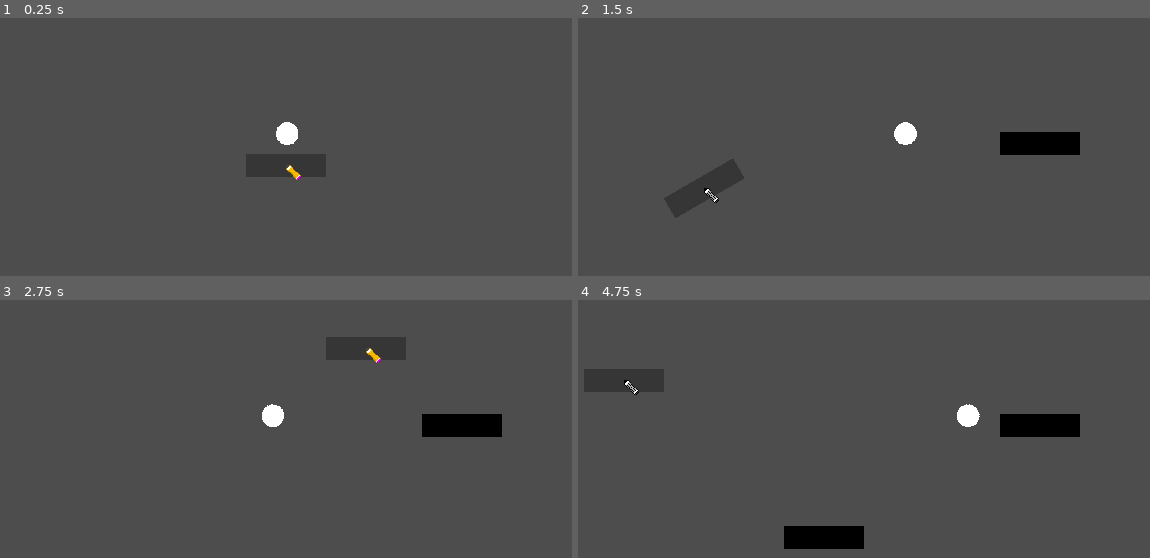
Above: before the commit, frames 1-4 (two rows, left to right).
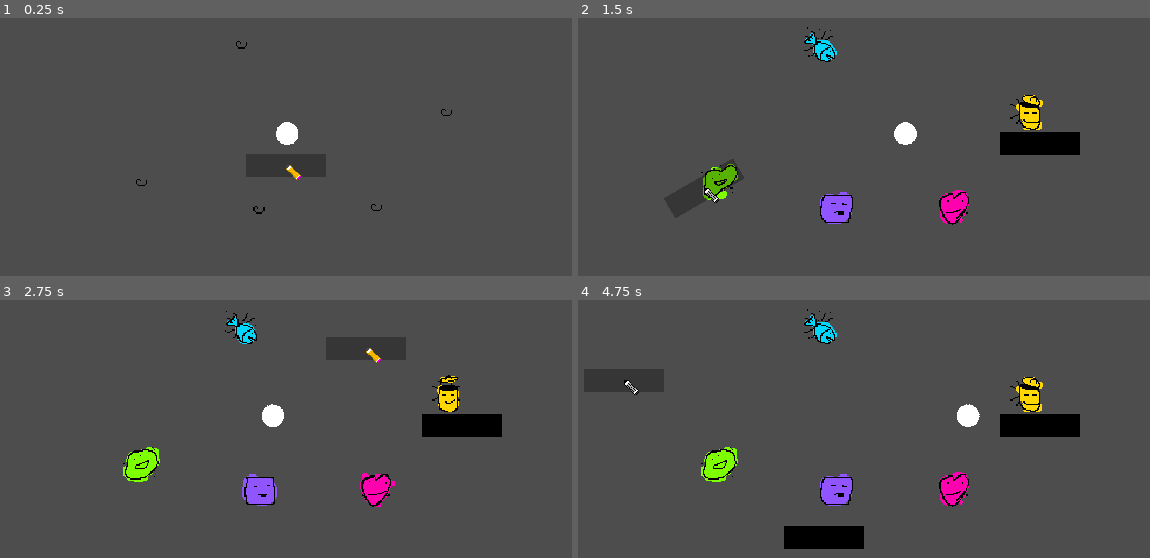
Above: after the commit, the same moments.

Repository: Silver-Ink/GameJamAirConditionner
Game: Godot game, scene res://Game.tscn
The game is run twice, just before and just after one commit, with the same random seed, the same clock (stepped at 60 frames per second) and the same inputs.
Inputs (mouse positions are in pixels of both pictures, inside the frame that each line leads up to):
- Up to frame 1 (0.25 s): no input
- Up to frame 2 (1.5 s): tap Enter (ui_accept) at 0.5, 0.77 s; move the mouse to (1041, 141) at 0.52 s; hold Right (ui_right) from 0.53 s (still down); click (1041, 141) at 0.6 s; move the mouse to (703, 188) at 1.27 s; tap Mouse wheel up (rotate_wall_left) at 1.35 s
- Up to frame 3 (2.75 s): tap Enter (ui_accept) at 1.52 s; move the mouse to (366, 349) at 2.02 s; release Right (ui_right) at 2.03 s; hold Left (ui_left) from 2.03 s (still down); tap Mouse wheel down (rotate_wall_right) at 2.1 s
- Up to frame 4 (4.75 s): move the mouse to (823, 537) at 2.77 s; release Left (ui_left) at 2.78 s; hold Right (ui_right) 2.78-4.28 s; click (823, 537) at 2.85 s; tap Enter (ui_accept) at 3.02, 3.77, 4.52 s; move the mouse to (1104, 514) at 3.52 s; tap Mouse wheel up (rotate_wall_left) at 3.6 s; move the mouse to (623, 379) at 4.27 s; hold Left (ui_left) from 4.28 s (still down); tap Mouse wheel down (rotate_wall_right) at 4.35 s

The runs differ from the first frame. In frame 1, less than 0.1% of the frame differs, in the area x 23-80%, y 8-76%; in frame 2, 2.6%; in frame 3, 2.6%; in frame 4, 2.7%, in the area x 21-82%, y 3-81%.

Commit message:
item random

Diff:
--- a/Game.tscn
+++ b/Game.tscn
@@ -1,8 +1,10 @@
-[gd_scene load_steps=8 format=3 uid="uid://c0vjy050wrxjr"]
+[gd_scene load_steps=10 format=3 uid="uid://c0vjy050wrxjr"]
 
 [ext_resource type="Script" path="res://game.gd" id="1_72g1l"]
 [ext_resource type="PackedScene" uid="uid://ch5s2btnrj7ne" path="res://SurvivingPlayer.tscn" id="1_nsf7f"]
 [ext_resource type="PackedScene" uid="uid://bjr0wirbic3de" path="res://WallPlacer.tscn" id="2_nw2we"]
+[ext_resource type="Script" path="res://item_controller.gd" id="4_tt6b1"]
+[ext_resource type="PackedScene" uid="uid://5be7uvkii4qi" path="res://item.tscn" id="5_o70eo"]
 
 [sub_resource type="WorldBoundaryShape2D" id="WorldBoundaryShape2D_sfl1q"]
 normal = Vector2(1, 0)
@@ -45,3 +47,39 @@
 [node name="CollisionShape2D" type="CollisionShape2D" parent="WorldCollisionStaticBody"]
 position = Vector2(320, 360)
 shape = SubResource("WorldBoundaryShape2D_n0air")
+
+[node name="ItemController" type="Node2D" parent="."]
+script = ExtResource("4_tt6b1")
+metadata/_edit_lock_ = true
+
+[node name="Marker2D" type="Marker2D" parent="ItemController"]
+position = Vector2(112, 71)
+
+[node name="Marker2D2" type="Marker2D" parent="ItemController"]
+position = Vector2(515, 78)
+
+[node name="Marker2D3" type="Marker2D" parent="ItemController"]
+position = Vector2(507, 271)
+
+[node name="Marker2D4" type="Marker2D" parent="ItemController"]
+position = Vector2(103, 282)
+
+[node name="Item" parent="." instance=ExtResource("5_o70eo")]
+position = Vector2(204, 193)
+item_type = 1
+
+[node name="Item2" parent="." instance=ExtResource("5_o70eo")]
+position = Vector2(298, 215)
+item_type = 1
+
+[node name="Item3" parent="." instance=ExtResource("5_o70eo")]
+position = Vector2(392, 213)
+item_type = 5
+
+[node name="Item4" parent="." instance=ExtResource("5_o70eo")]
+position = Vector2(448, 137)
+item_type = 1
+
+[node name="Item5" parent="." instance=ExtResource("5_o70eo")]
+position = Vector2(284, 83)
+item_type = 1
--- a/item.gd
+++ b/item.gd
@@ -1,43 +1,49 @@
-extends Node2D
+class_name Item extends Node2D
 
-enum Type {
-	APPLE,
-	FISH,
-	HEART,
-	BLOB,
-	SONIC,
-	SQUARE,
-	TRASH
+enum ItemType {
+	APPLE = 0,
+	FISH = 1,
+	HEART = 2,
+	BLOB = 3,
+	SONIC = 4,
+	SQUARE = 5,
+	TRASH = 6,
+	COUNT = 7
 }
 
-@export var type: Type
+@export var item_type: ItemType
 var anim: ItemSprite
 var appearing: bool = false
 var destroying: bool = false
-var item_scale := 0.0
+var item_scale := 0.001
 var sam: SAM
 var effects_player: SoundEffects
 var before: Before
 
 const item_sounds := {
-	Type.APPLE: ["bo-womp", "cartoon-boing", "crunchy-bite"],
-	Type.FISH: ["fish", "uiou", "jump", "cartoon_bite_sound_effect"],
-	Type.HEART: ["heart-beat", "sparkles", "chime-sparkles"],
-	Type.BLOB: ["dégueu", "dégueu2", "crunchy-bite", "dead", "bo-womp"],
-	Type.SONIC: ["sonic-spring", "jump", "bongo-feet", "uiou"],
-	Type.SQUARE: ["wopi", "dead", "cartoon_sound_effect"]
+	ItemType.APPLE: ["bo-womp", "cartoon-boing", "crunchy-bite"],
+	ItemType.FISH: ["fish", "uiou", "jump", "cartoon_bite_sound_effect"],
+	ItemType.HEART: ["heart-beat", "sparkles", "chime-sparkles"],
+	ItemType.BLOB: ["dégueu", "dégueu2", "crunchy-bite", "dead", "bo-womp"],
+	ItemType.SONIC: ["sonic-spring", "jump", "bongo-feet", "uiou"],
+	ItemType.SQUARE: ["wopi", "dead", "cartoon_sound_effect"]
 }
 
 # Called when the node enters the scene tree for the first time.
 func _ready() -> void:
 	get_children().filter(func(child): return child is Before).front().play("default")
 	anim = get_children().filter(func(child): return child is ItemSprite).front()
-	anim.play(item_name())
 	anim.scale = Vector2(item_scale, item_scale)
 	sam = get_children().filter(func(child): return child is SAM).front()
 	sam.stream = load("res://assets/sounds/items/%s.wav" % item_name())
 	effects_player = get_children().filter(func(child): return child is SoundEffects).front()
 	before = get_children().filter(func(child): return child is Before).front()
+	init()
+
+func init():
+	var type = randi() % ItemType.COUNT
+	item_type = type
+	anim.play(item_name())
 
 
 # Called every frame. 'delta' is the elapsed time since the previous frame.
@@ -45,37 +51,36 @@
 	if appearing:
 		if item_scale < 1:
 			anim.scale = Vector2(item_scale, item_scale)
-			item_scale += 0.15
+			item_scale += delta * 4.
 		else:
 			appearing = false
 			#sam.play()
-			destroy()
 
 
 func item_name() -> String:
-	match type:
-		Type.APPLE:
+	match item_type:
+		ItemType.APPLE:
 			return "apple"
-		Type.FISH:
+		ItemType.FISH:
 			return "fish"
-		Type.HEART:
+		ItemType.HEART:
 			return "heart"
-		Type.BLOB:
+		ItemType.BLOB:
 			return "slimte"
-		Type.SONIC:
+		ItemType.SONIC:
 			return "sonic"
-		Type.SQUARE:
+		ItemType.SQUARE:
 			return "square guy"
-		Type.TRASH:
+		ItemType.TRASH:
 			return "transh"
 		_:
-			push_error("Unknown item type")
+			push_error("Unknown item ItemType")
 			return ""
 
 
 func destroy():
 	destroying = true
-	var possible_sounds: Array = item_sounds[type]
+	var possible_sounds: Array = item_sounds[item_type]
 	var chosen = possible_sounds[randi() % possible_sounds.size()]
 	if not (chosen == "sparkle" or chosen == "chime-sparkles"):
 		effects_player.volume_db += 1
@@ -86,7 +91,7 @@
 
 
 func _on_area_2d_body_entered(body: Node2D) -> void:
-	if body is Slime:
+	if body is SurvivingPlayer:
 		destroy()
 
 
--- a/item.tscn
+++ b/item.tscn
@@ -113,9 +113,6 @@
 }, {
 "duration": 1.0,
 "texture": SubResource("AtlasTexture_8xvt0")
-}, {
-"duration": 2.0,
-"texture": null
 }],
 "loop": false,
 "name": &"default",
@@ -398,7 +395,6 @@
 
 [node name="Item" type="Node2D"]
 script = ExtResource("1_oikgc")
-type = 2
 
 [node name="Before" type="AnimatedSprite2D" parent="."]
 sprite_frames = SubResource("SpriteFrames_lhtib")
--- /dev/null
+++ b/item_controller.gd
@@ -0,0 +1,26 @@
+extends Node2D
+
+var lst_spawn_point : Array[Marker2D]
+
+var sc_item = preload("res://item.tscn")
+
+# Called when the node enters the scene tree for the first time.
+func _ready() -> void:
+	for i in range(get_child_count()):
+		lst_spawn_point.append(get_child(i))
+
+
+# Called every frame. 'delta' is the elapsed time since the previous frame.
+func _process(delta: float) -> void:
+	pass
+
+func spawn_item_wave():
+	var lstId : Array[int]
+	for i in range(3):
+		var randId = randi_range(0, lst_spawn_point.size())
+		while (lstId.find(randId) != -1):
+			randId = randi_range(0, lst_spawn_point.size())
+		lstId.append(randId)
+
+		var item : Item = sc_item.instantiate()
+		item.init()
--- a/surviving_player.gd
+++ b/surviving_player.gd
@@ -1,4 +1,4 @@
-extends CharacterBody2D
+class_name SurvivingPlayer extends CharacterBody2D
 
 
 const MAX_SPEED = 300.0
Not shown: 1 places in item.tscn that only renumber resources
